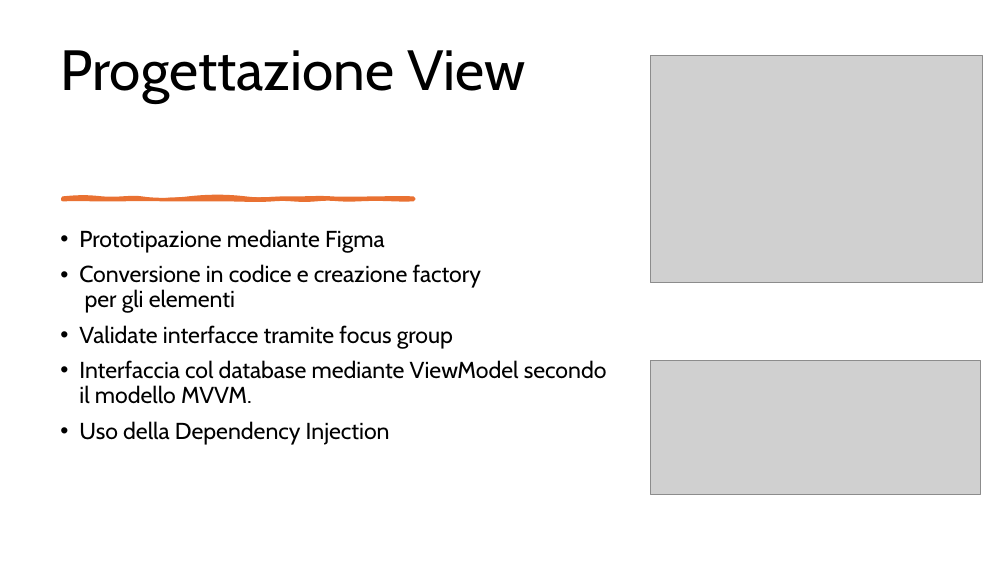
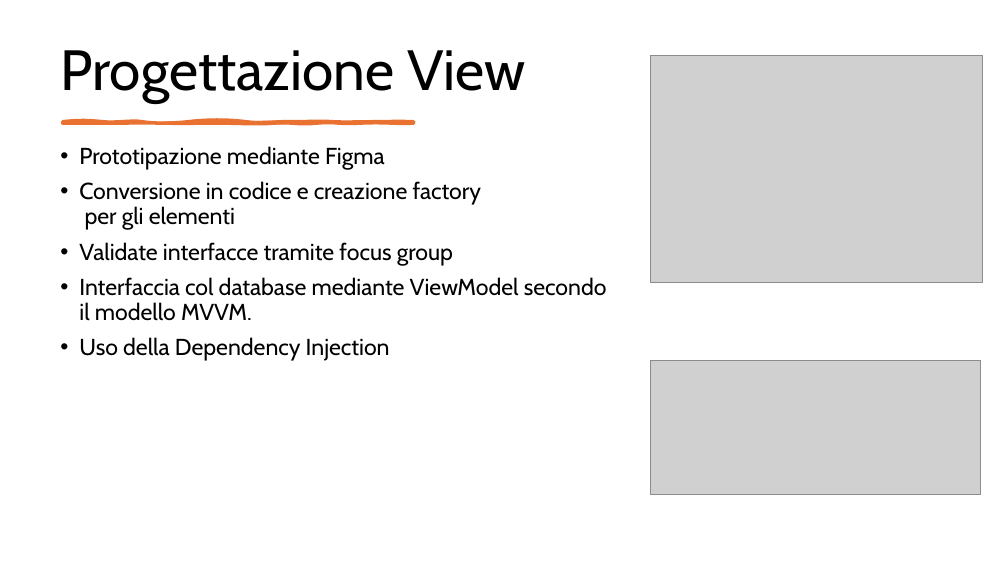
Before and after one commit to Cav95/Tesi_Triennale, a slide deck: slide 10 of Slide/Configuratore di prodotto per le vendite.pptx. Drawn at 1008x567 pixels with LibreOffice and Linux fonts; fonts in the diff are those of the drawing; grey boxes stand for pictures. Boxes give left, top, right and bottom in pixels: in the first picture for what was removed or moved away, otherwise in the second. Text is boxed around its words. In the diff, an @@ line names an element or a change of style, - is before the commit and + after.

```diff
--- a/Slide/Configuratore di prodotto per le vendite.pptx
+++ b/Slide/Configuratore di prodotto per le vendite.pptx
@@ text "Prototipazione mediante Figma": place and size @@
-text "Prototipazione mediante Figma" at (79, 229, 607, 445)
+text "Prototipazione mediante Figma" at (79, 146, 607, 361)
@@ freeform shape: place and size @@
-freeform shape at (63, 198, 414, 200)
+freeform shape at (63, 122, 414, 123)
```
Also in this commit, not shown: 2 other slides changed, 1 slide added, 1 other file.
